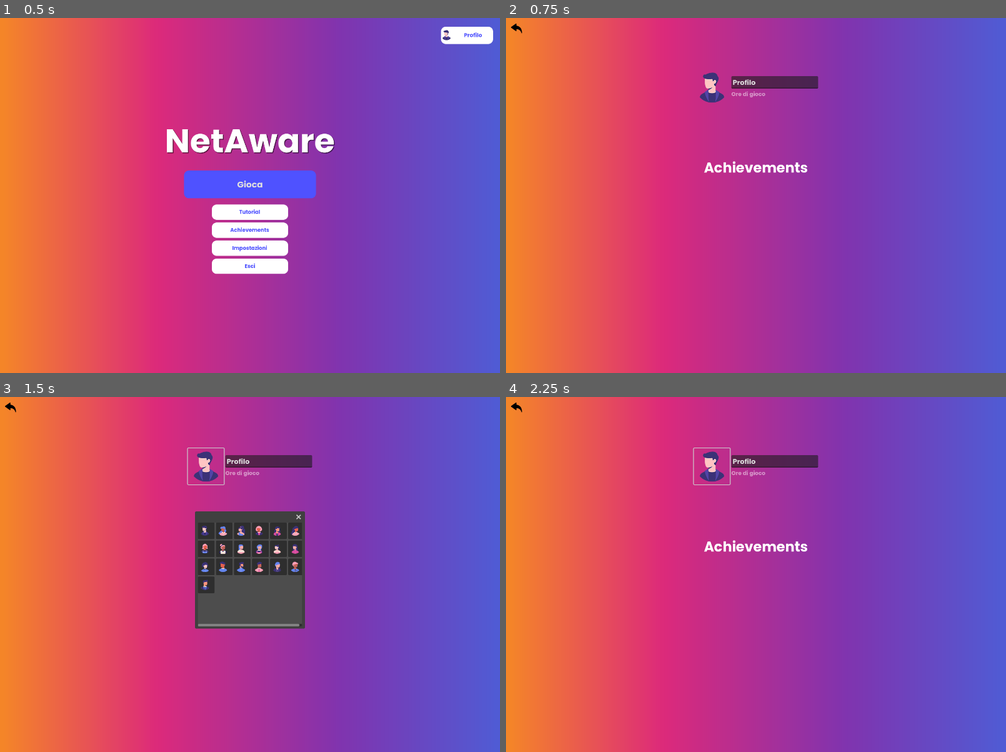
Above: before the commit, frames 1-4 (two rows, left to right).
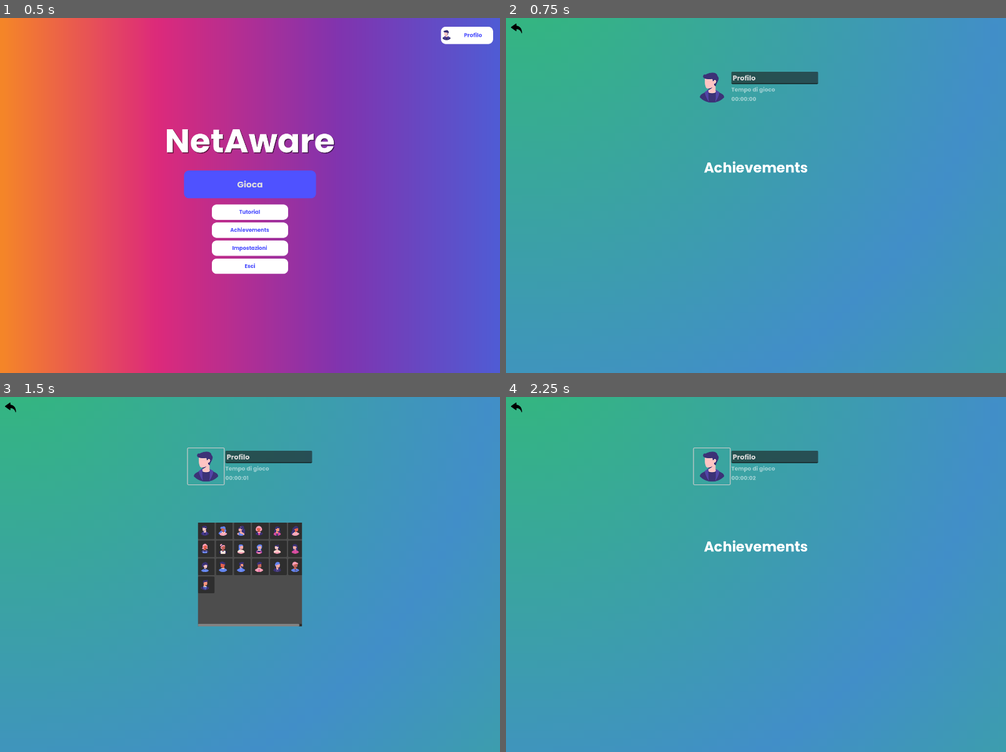
Above: after the commit, the same moments.

Repository: DomenicoF24/NetAware
Game: Godot game, scene res://MainMenu.tscn
Same seed, same stepped clock (60 frames per second), same inputs: the game is played once before the commit and once after it.
Inputs (mouse positions are in pixels of both pictures, inside the frame that each line leads up to):
- Up to frame 1 (0.5 s): no input
- Up to frame 2 (0.75 s): click "Profilo" at 0.5 s
- Up to frame 3 (1.5 s): click (205, 468) at 1.25 s
- Up to frame 4 (2.25 s): click (711, 531) at 2.02 s

Frame 1 is identical in both runs. In frame 2, 100% of the frame differs, in the area x 0-100%, y 0-100%; in frame 3, 94%; in frame 4, 99%.

Commit message:
aggiunto timer di gioco e modifiche a profile page

Diff:
--- a/AvatarPicker.tscn
+++ b/AvatarPicker.tscn
@@ -6,6 +6,8 @@
 initial_position = 1
 size = Vector2i(300, 300)
 exclusive = true
+unresizable = true
+borderless = true
 script = ExtResource("1_3cken")
 
 [node name="MarginContainer" type="MarginContainer" parent="."]
--- /dev/null
+++ b/GameTime.gd
@@ -0,0 +1,67 @@
+extends Node
+signal total_time_changed(new_total_seconds: int)
+
+var total_seconds: int = 0
+var _accum: float = 0.0
+const SAVE_EVERY_SECONDS := 30
+var _since_last_save := 0
+
+const SAVE_PATH := "user://stats.cfg"
+const SECTION := "playtime"
+const KEY := "total_seconds"
+
+func _ready() -> void:
+	_load_from_disk()
+
+func _process(delta: float) -> void:
+	_accum += delta
+	if _accum >= 1.0:
+		var add := int(_accum)
+		_accum -= add
+		_add_seconds(add)
+
+func _exit_tree() -> void:
+	_save_to_disk()
+
+func _add_seconds(n: int) -> void:
+	if n <= 0:
+		return
+	total_seconds += n
+	_since_last_save += n
+	emit_signal("total_time_changed", total_seconds)
+	if _since_last_save >= SAVE_EVERY_SECONDS:
+		_save_to_disk()
+		_since_last_save = 0
+
+func _save_to_disk() -> void:
+	var cfg := ConfigFile.new()
+	cfg.set_value(SECTION, KEY, total_seconds)
+	cfg.save(SAVE_PATH)
+
+func _load_from_disk() -> void:
+	var cfg := ConfigFile.new()
+	var err := cfg.load(SAVE_PATH)
+	if err == OK:
+		total_seconds = int(cfg.get_value(SECTION, KEY, 0))
+	else:
+		total_seconds = 0
+
+# Utility per formattare carino
+static func format_time_hhmmss(seconds: int) -> String:
+	var s : int = max(seconds, 0)
+	var h : int = s / 3600
+	var m : int = (s % 3600) / 60
+	var sec : int = s % 60
+	return "%02d:%02d:%02d" % [h, m, sec]
+
+static func format_time_compact(seconds: int) -> String:
+	var s : int = max(seconds, 0)
+	var d : int = s / 86400
+	var h : int = (s % 86400) / 3600
+	var m : int = (s % 3600) / 60
+	if d > 0:
+		return "%dd %dh %dm" % [d, h, m]
+	elif h > 0:
+		return "%dh %dm" % [h, m]
+	else:
+		return "%dm" % [m]
--- a/ProfilePage.tscn
+++ b/ProfilePage.tscn
@@ -6,11 +6,12 @@
 [ext_resource type="Texture2D" uid="uid://csvubo4pytktv" path="res://images/back_arrow32.png" id="4_qjidb"]
 
 [sub_resource type="Gradient" id="Gradient_h7a2f"]
-offsets = PackedFloat32Array(0, 0.311688, 0.681818, 1)
-colors = PackedColorArray(0.960784, 0.521569, 0.160784, 1, 0.866667, 0.164706, 0.482353, 1, 0.505882, 0.203922, 0.686275, 1, 0.317647, 0.356863, 0.831373, 1)
+colors = PackedColorArray(0.196078, 0.737255, 0.462745, 1, 0.258628, 0.559869, 0.786749, 1)
 
 [sub_resource type="GradientTexture2D" id="GradientTexture2D_qjidb"]
 gradient = SubResource("Gradient_h7a2f")
+fill = 1
+repeat = 2
 
 [node name="Control" type="Control"]
 layout_mode = 3
@@ -73,7 +74,14 @@
 size_flags_horizontal = 0
 theme_override_colors/font_color = Color(1, 1, 1, 0.509804)
 theme_override_fonts/font = ExtResource("2_ylj54")
-text = "Ore di gioco"
+text = "Tempo di gioco"
+
+[node name="Label2" type="Label" parent="VBoxContainer/HBoxContainer/VBoxContainer"]
+layout_mode = 2
+size_flags_horizontal = 0
+theme_override_colors/font_color = Color(1, 1, 1, 0.509804)
+theme_override_fonts/font = ExtResource("2_ylj54")
+text = "00.00.00"
 
 [node name="Label" type="Label" parent="VBoxContainer"]
 custom_minimum_size = Vector2(0, 50)
--- a/profile_page.gd
+++ b/profile_page.gd
@@ -4,6 +4,7 @@
 @onready var userName = $VBoxContainer/HBoxContainer/VBoxContainer/LineEdit
 @onready var avatar_button: Button = $VBoxContainer/HBoxContainer/Button
 @onready var picker: Window = preload("res://AvatarPicker.tscn").instantiate()
+@onready var time_label: Label = $VBoxContainer/HBoxContainer/VBoxContainer/Label2
 
 func _ready() -> void:
 	if not avatar_button.pressed.is_connected(_on_avatar_Button_pressed):
@@ -12,9 +13,9 @@
 	userName.text_submitted.connect(_on_name_submitted)
 	_connect_button(back, "_on_back_pressed")
 
-# NON aggiungere il root Control (evita overlay che mangia i click)
-# add_child(picker_root)  # <-- rimuovi/commneta
-
+#timer per tempo di gioco
+	time_label.text = GameTime.format_time_hhmmss(GameTime.total_seconds)
+	GameTime.total_time_changed.connect(_on_total_time_changed)
 # Aggiungi solo la Window sopra a tutto
 	get_tree().root.add_child(picker)
 	picker.visible = false
@@ -51,3 +52,5 @@
 	if full_tex:
 		avatar_button.icon= full_tex
 	picker.hide()
+func _on_total_time_changed(new_total: int) -> void:
+	time_label.text = GameTime.format_time_hhmmss(new_total)
--- a/project.godot
+++ b/project.godot
@@ -20,6 +20,7 @@
 GameManager="*res://Scripts/GameManager.gd"
 EffectsManager="*res://effects_layer.gd"
 PopupMessaggio="*res://popup_messaggio.gd"
+GameTime="*res://GameTime.gd"
 
 [display]
 
Not shown, added: GameTime.gd.uid
